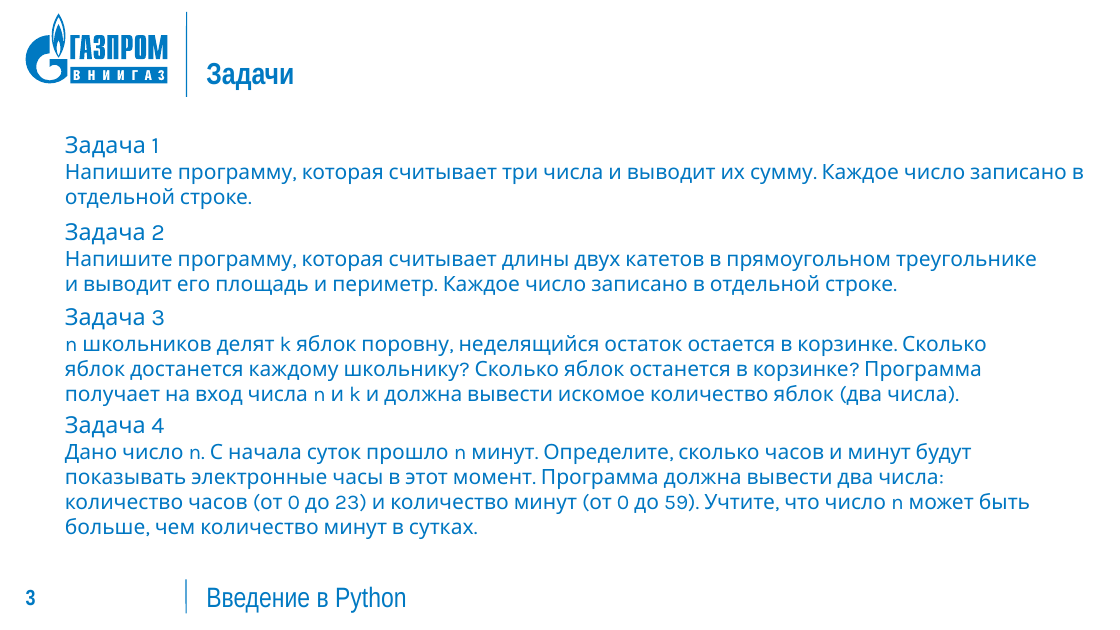
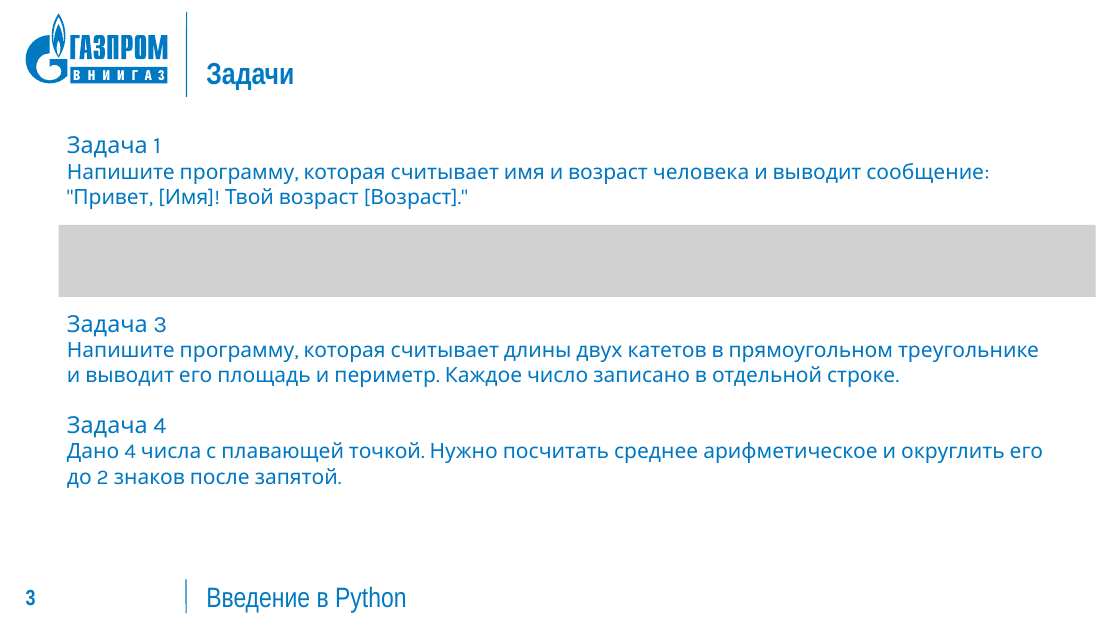
Before and after one commit to fryghts/Python_course, a slide deck: slide 3 of 2/2.Программирование_на_Python.pptx. Drawn at 1120x630 pixels with LibreOffice and Linux fonts; fonts in the diff are those of the drawing; grey boxes stand for pictures. Boxes give left, top, right and bottom in pixels: in the first picture for what was removed or moved away, otherwise in the second. Text is boxed around its words. In the diff, an @@ line names an element or a change of style, - is before the commit and + after.

```diff
--- a/2/2.Программирование_на_Python.pptx
+++ b/2/2.Программирование_на_Python.pptx
@@ text "Задача 1" at bbox=[67, 136, 984, 209]: vertical alignment middle to top @@
@@ text at bbox=[67, 163, 984, 209]: text changed @@
-Напишите программу, которая считывает три числа и выводит их сумму. Каждое число записано в отдельной строке.
+Напишите программу, которая считывает имя и возраст человека и выводит сообщение: "Привет, [Имя]! Твой возраст [Возраст]."
@@ picture added at bbox=[59, 225, 1096, 297] @@
@@ text "Задача 3": place and size @@
-text "Задача 3" at bbox=[65, 223, 1037, 296]
+text "Задача 3" at bbox=[67, 315, 1039, 387]
@@ text removed at bbox=[65, 308, 987, 406] @@
-Задача 3
-n школьников делят k яблок поровну, неделящийся остаток остается в корзинке. Сколько яблок достанется каждому школьнику? Сколько яблок останется в корзинке? Программа получает на вход числа n и k и должна вывести искомое количество яблок (два числа).
@@ text at bbox=[67, 315, 167, 337]: text changed @@
-Задача 2
+Задача 3
@@ text removed at bbox=[65, 416, 1030, 539] @@
-Задача 4
-Дано число n. С начала суток прошло n минут. Определите, сколько часов и минут будут показывать электронные часы в этот момент. Программа должна вывести два числа: количество часов (от 0 до 23) и количество минут (от 0 до 59). Учтите, что число n может быть больше, чем количество минут в сутках.
@@ text added at bbox=[67, 416, 1043, 488], 18 pt, text #0077C2 @@
+Задача 4
+Дано 4 числа с плавающей точкой. Нужно посчитать среднее арифметическое и округлить его до 2 знаков после запятой.
```
Also in this commit, not shown: 1 other slide changed, 8 other files.
